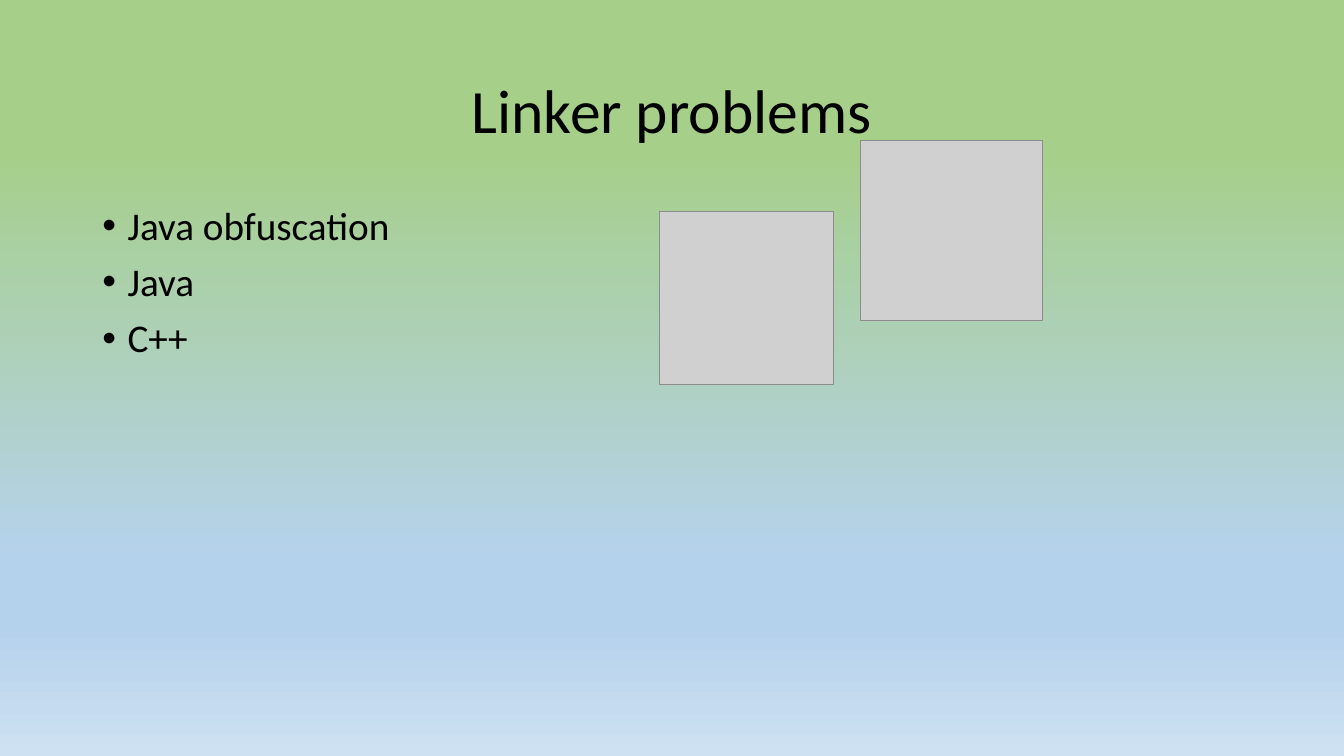
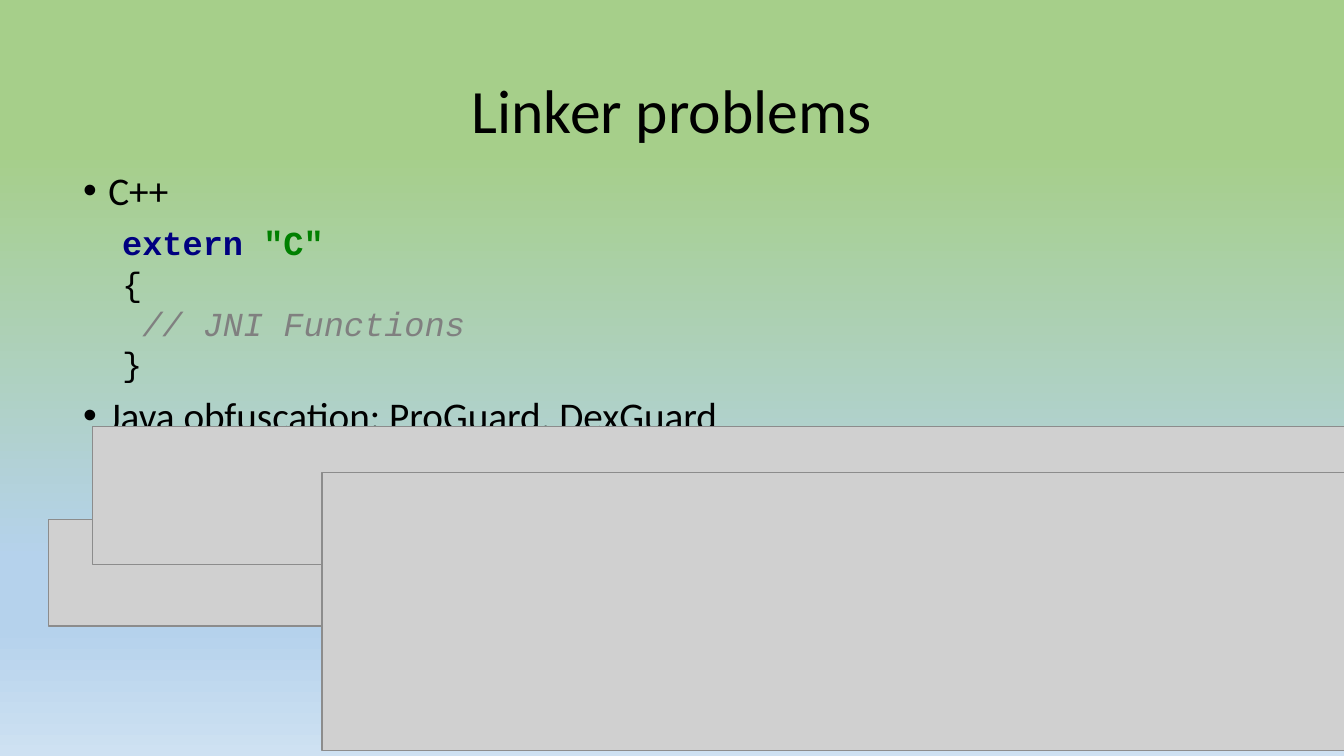
Before and after one commit to 9majka/NDK_presentation, a slide deck: slide 8 of NDK.pptx (slide 6 before the commit). Drawn at 1344x756 pixels with LibreOffice and Linux fonts; fonts in the diff are those of the drawing; grey boxes stand for pictures. Boxes give left, top, right and bottom in pixels: in the first picture for what was removed or moved away, otherwise in the second. Text is boxed around its words. In the diff, an @@ line names an element or a change of style, - is before the commit and + after.

```diff
--- a/NDK.pptx
+++ b/NDK.pptx
@@ text "C++": place and size @@
-text "C++" at [128, 212, 389, 353]
+text "C++" at [108, 179, 717, 427]
@@ text added at [122, 231, 465, 336], 24 pt, text #808080, italic @@
+extern "C"
+{
+// JNI Functions
+}
@@ text at [128, 212, 389, 297]: paragraphs removed @@
-• Java obfuscation
-• Java
@@ text at [108, 402, 717, 427]: paragraph added @@
+• Java obfuscation: ProGuard, DexGuard
@@ picture added at [93, 426, 1344, 565] @@
@@ picture: place and size @@
-picture at [659, 212, 833, 385]
+picture at [382, 438, 556, 611]
@@ picture: place and size @@
-picture at [861, 141, 1043, 322]
+picture at [562, 438, 743, 618]
@@ picture added at [322, 472, 1344, 750] @@
@@ picture added at [48, 519, 1344, 626] @@
```
Also in this commit, not shown: 5 other slides changed, 4 slides added, 9 other files.
